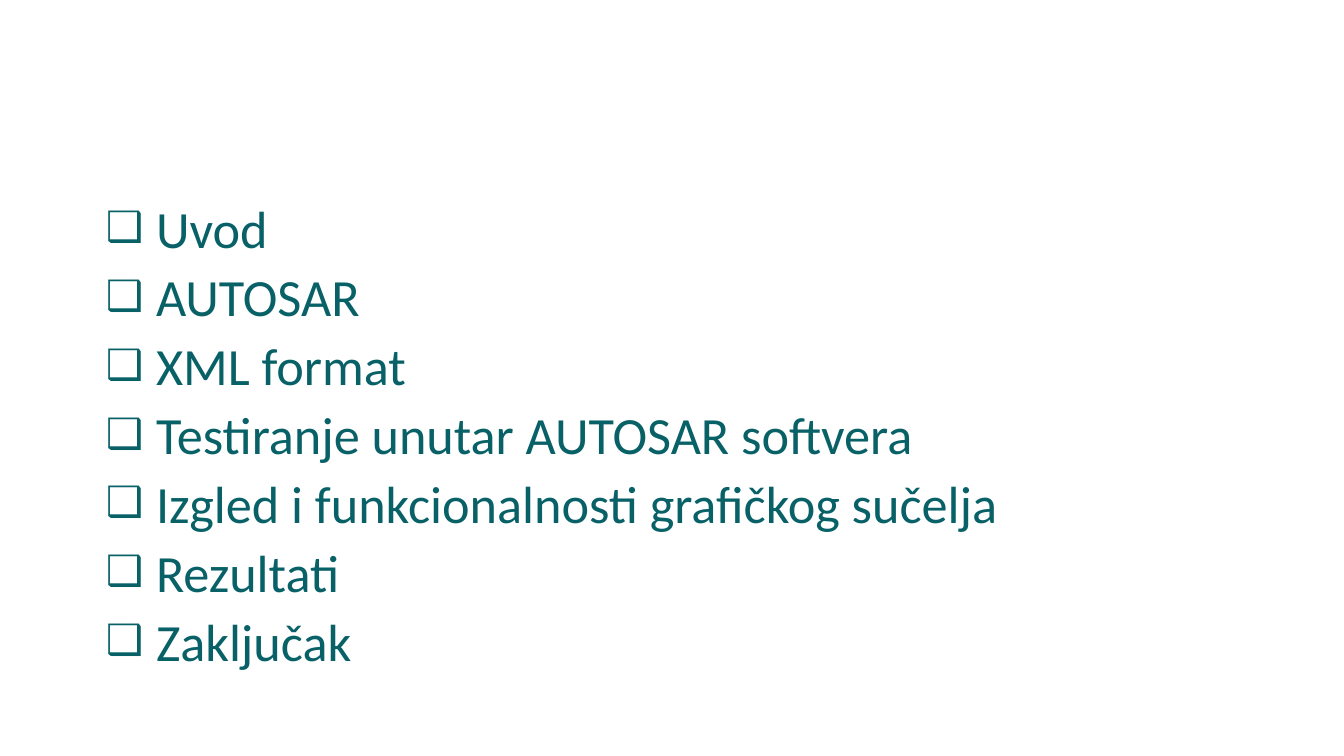
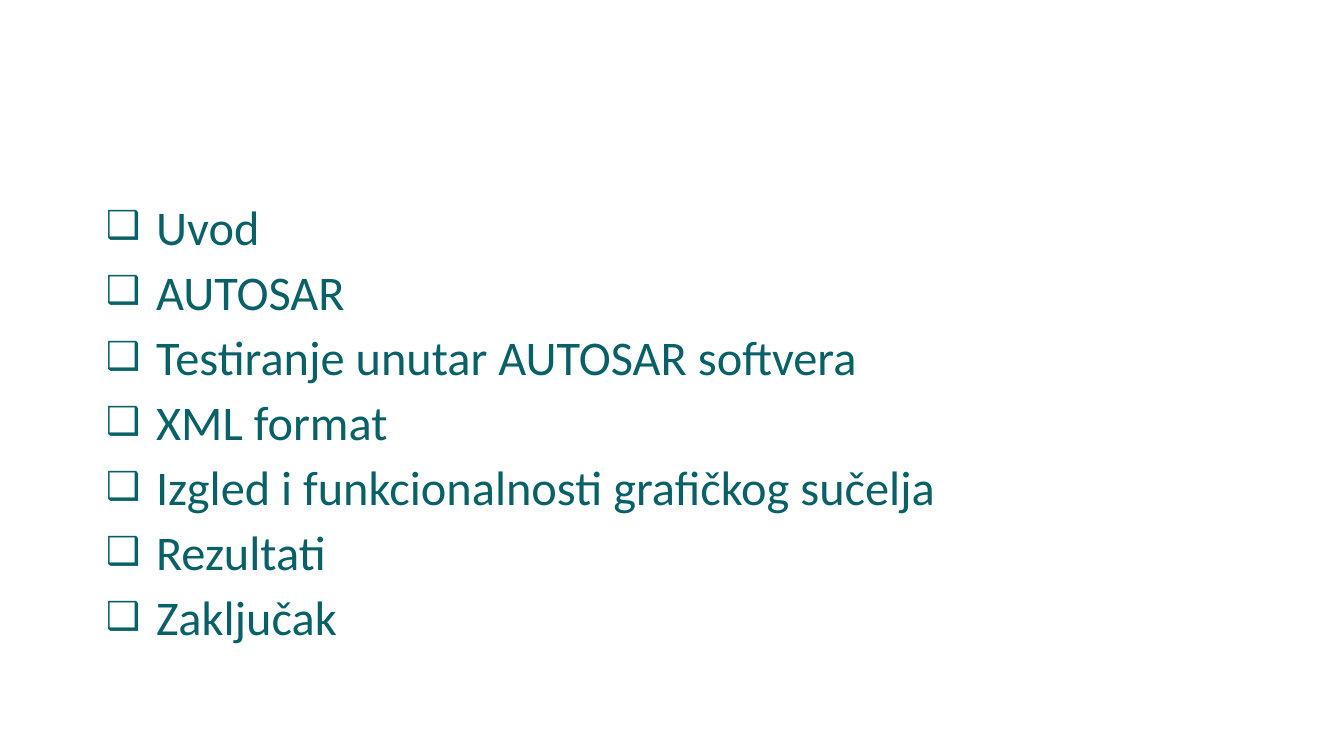
Before and after one commit to stojans/diplomski, a slide deck: slide 2 of Stefan_Stojanovic_Bsc_ppt.pptx. Drawn at 1344x756 pixels with LibreOffice and Linux fonts; fonts in the diff are those of the drawing; background and template pictures are left out. Boxes give left, top, right and bottom in pixels: in the first picture for what was removed or moved away, otherwise in the second. Text is boxed around its words. In the diff, an @@ line names an element or a change of style, - is before the commit and + after.

```diff
--- a/Stefan_Stojanovic_Bsc_ppt.pptx
+++ b/Stefan_Stojanovic_Bsc_ppt.pptx
@@ text at box(156, 211, 935, 644): size 28 to 25.9 pt in "Uvod", "AUTOSAR", "XML format", "Izgled i funkcionalnosti grafičkog sučelja" and 2 more places @@
@@ text at box(156, 341, 857, 384): paragraph added @@
+❑ Testiranje unutar AUTOSAR softvera
@@ text at box(156, 418, 912, 463): paragraph removed @@
-❑ Testiranje unutar AUTOSAR softvera
```
Also in this commit, not shown: 1 other slide changed, 3 slides added, 1 slide removed.
